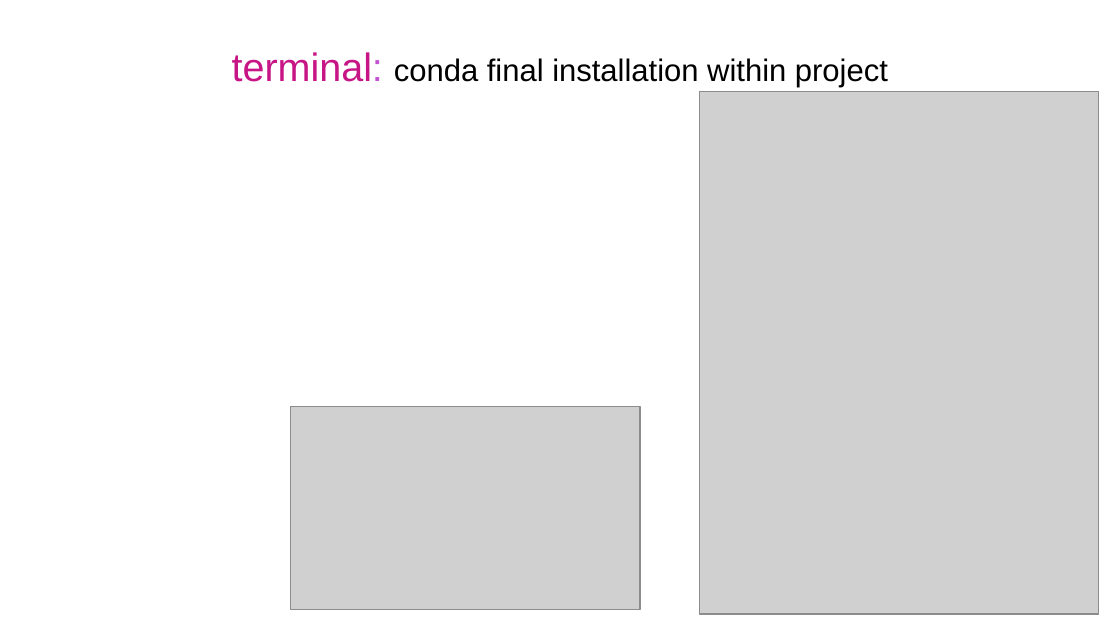
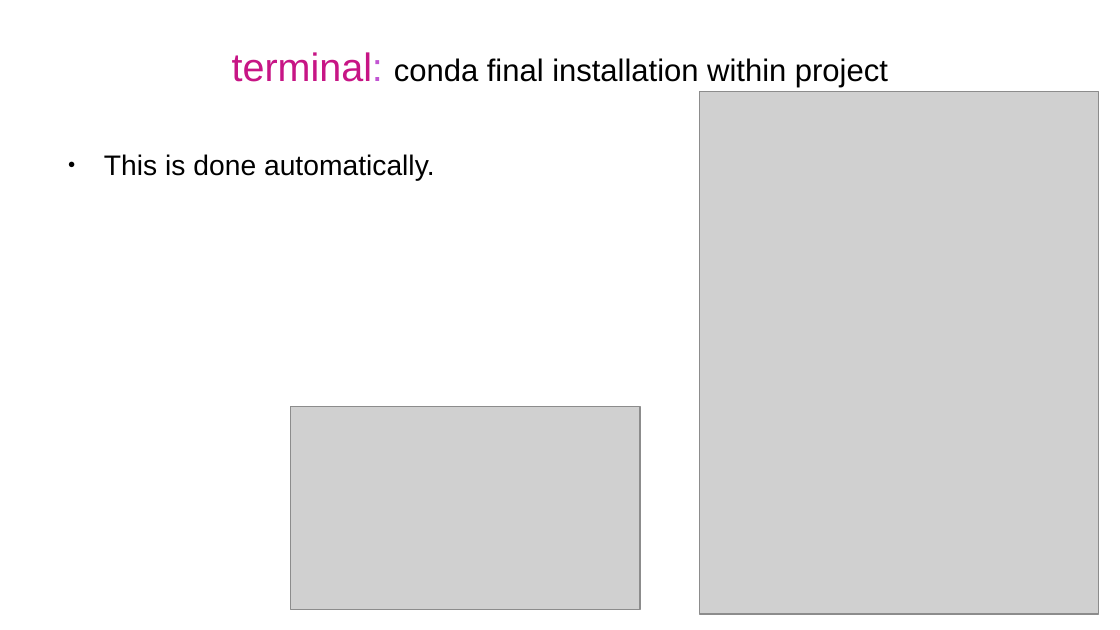
Before and after one commit to f0nzie/keras_and_shiny-tutorial, a slide deck: slide 21 of keras_and_shiny-tutorial.odp (slide 20 before the commit). Drawn at 1120x630 pixels with LibreOffice and Linux fonts; fonts in the diff are those of the drawing; grey boxes stand for pictures. Boxes give left, top, right and bottom in pixels: in the first picture for what was removed or moved away, otherwise in the second. Text is boxed around its words. In the diff, an @@ line names an element or a change of style, - is before the commit and + after.

Commit message:
basic project structure

```diff
--- a/keras_and_shiny-tutorial.odp
+++ b/keras_and_shiny-tutorial.odp
@@ text added at bbox=[104, 154, 435, 181], 20 pt, text #000000 @@
+● This is done automatically.
```
Also in this commit, not shown: 16 other slides changed, 2 slides added, 1 slide removed, 11 other files.
